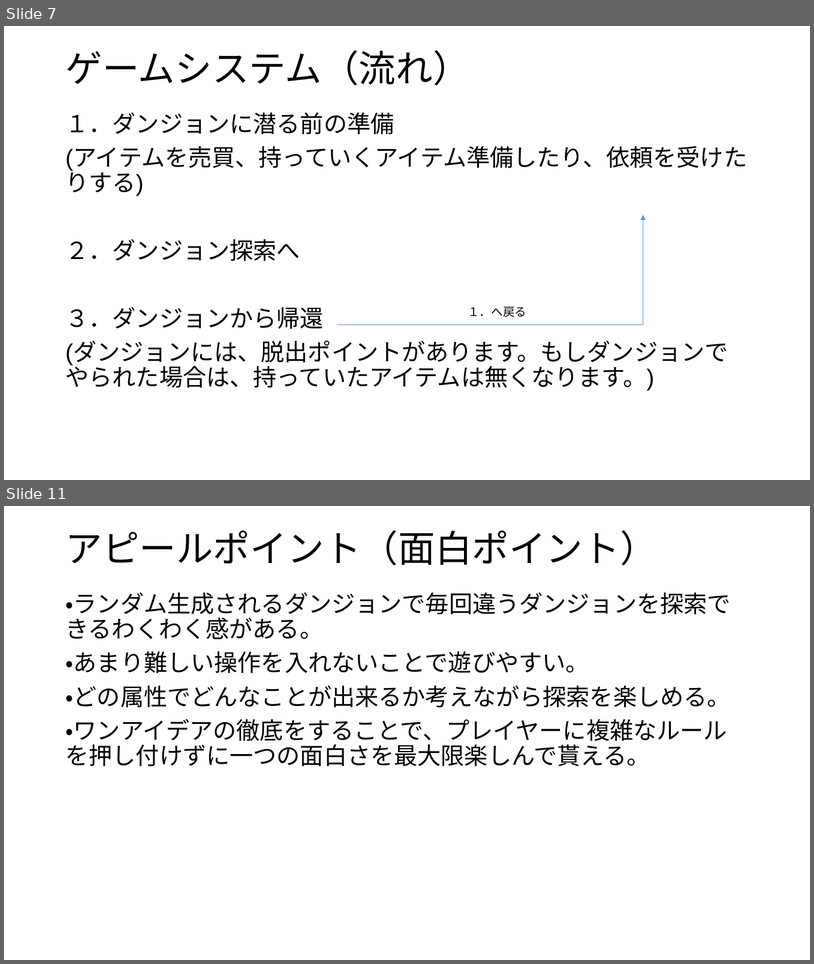
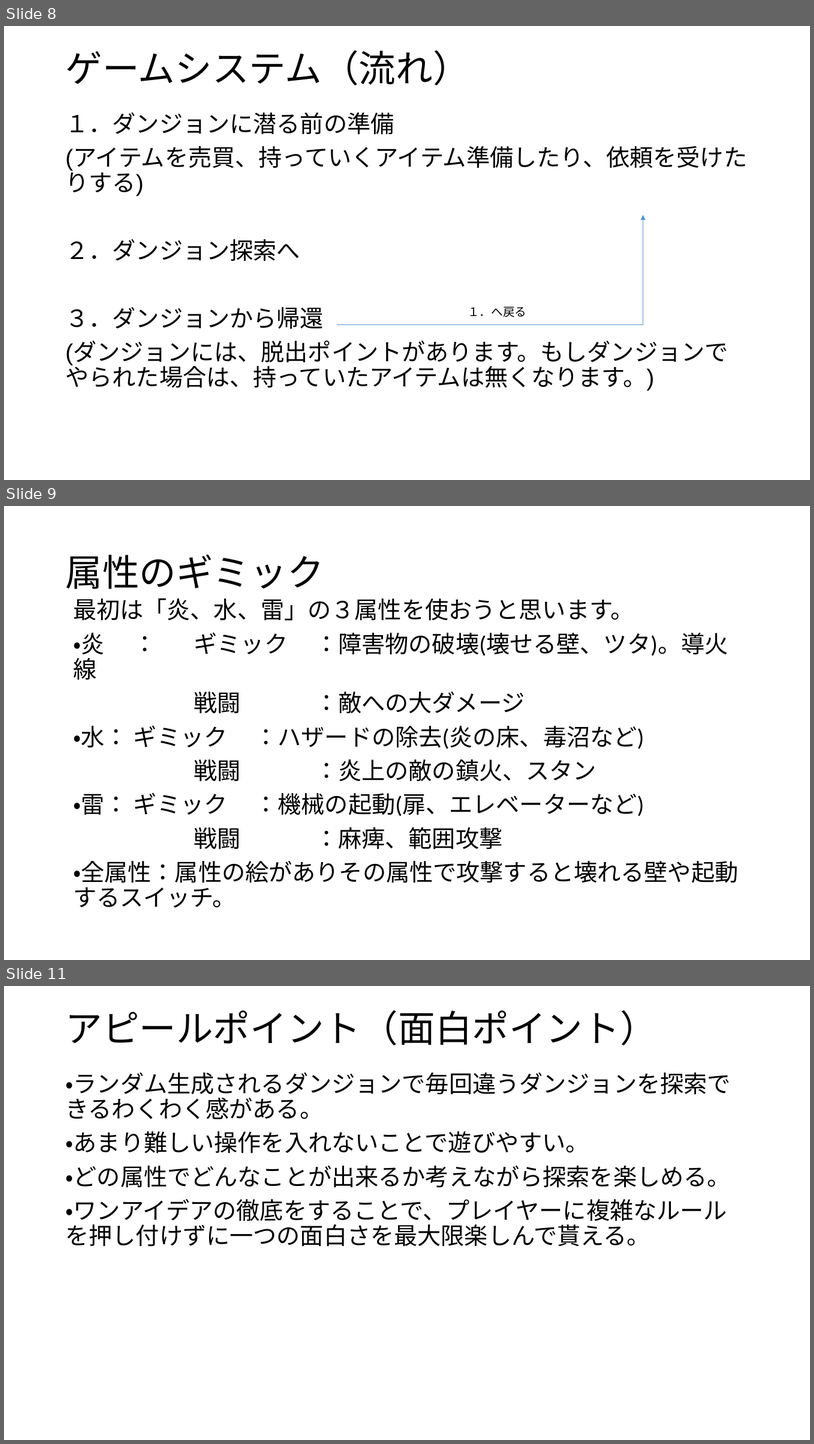
Before and after one commit to 2023Game/07Nakamoto, a slide deck: 3年後期/企画/ゲーム企画書5_提出 .pptx. Shown one above the other, each under a label of ours: slides 7 and 11 before the commit, slides 8, 9 and 11 after it; the slides between them are not shown. The pictures are 814x964 and 814x1444 pixels, drawn with LibreOffice and Linux fonts; fonts in the diff are those of the drawing. Boxes give left, top, right and bottom in pixels: in the first picture for what was removed or moved away, otherwise in the second. Text is boxed around its words. In the diff, an @@ line names an element or a change of style, - is before the commit and + after.

```diff
--- a/3年後期/企画/ゲーム企画書5_提出 .pptx
+++ b/3年後期/企画/ゲーム企画書5_提出 .pptx
@@ slide 9 added at (4,506,810,960), background #FFFFFF @@
@@ title added at (65,554,324,589), 44 pt, text #000000 @@
+属性のギミック
@@ text added at (73,598,738,907), 28 pt, text #000000 @@
+最初は「炎、水、雷」の３属性を使おうと思います。
+・炎 ： ギミック ：障害物の破壊(壊せる壁、ツタ)。導火線
+戦闘 ：敵への大ダメージ
+・水： ギミック ：ハザードの除去(炎の床、毒沼など)
+戦闘 ：炎上の敵の鎮火、スタン
+・雷： ギミック ：機械の起動(扉、エレベーターなど)
+戦闘 ：麻痺、範囲攻撃
+・全属性：属性の絵がありその属性で攻撃すると壊れる壁や起動するスイッチ。
@@ what was slide 7 is now slide 8 @@
```
Also in this commit, not shown: 5 slides changed, 2 other slides added, 2 slides removed, 6 other files.
